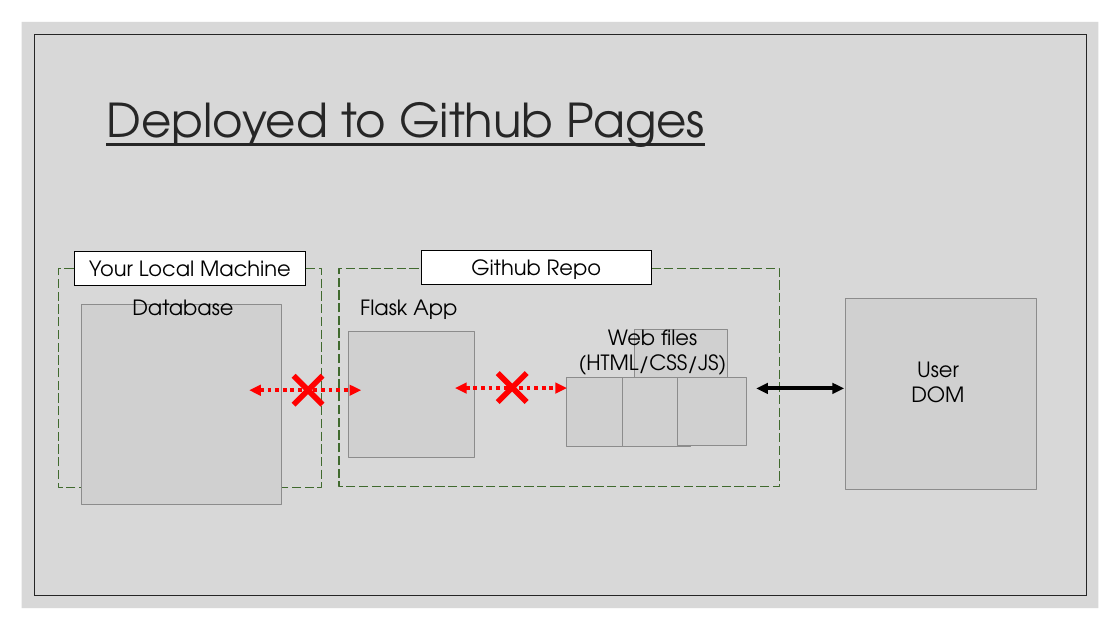
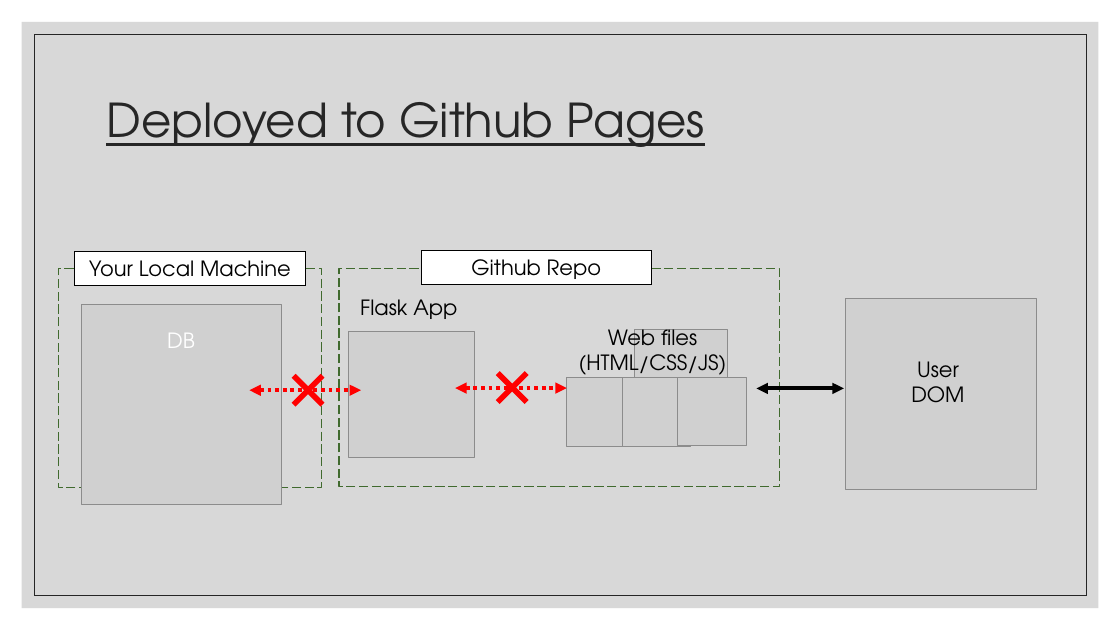
Before and after one commit to RussellMcGrath/class_heroku_demo, a slide deck: slide 3 of Heroku Deployment Diagrams.pptx. Drawn at 1120x630 pixels with LibreOffice and Linux fonts; fonts in the diff are those of the drawing; grey boxes stand for pictures. Boxes give left, top, right and bottom in pixels: in the first picture for what was removed or moved away, otherwise in the second. Text is boxed around its words. In the diff, an @@ line names an element or a change of style, - is before the commit and + after.

```diff
--- a/Heroku Deployment Diagrams.pptx
+++ b/Heroku Deployment Diagrams.pptx
@@ text removed at box(132, 299, 233, 316) @@
-Database
@@ text added at box(167, 333, 195, 348), 18 pt, text #FFFFFF @@
+DB
```
Also in this commit, not shown: 3 other slides changed, 2 other files.
